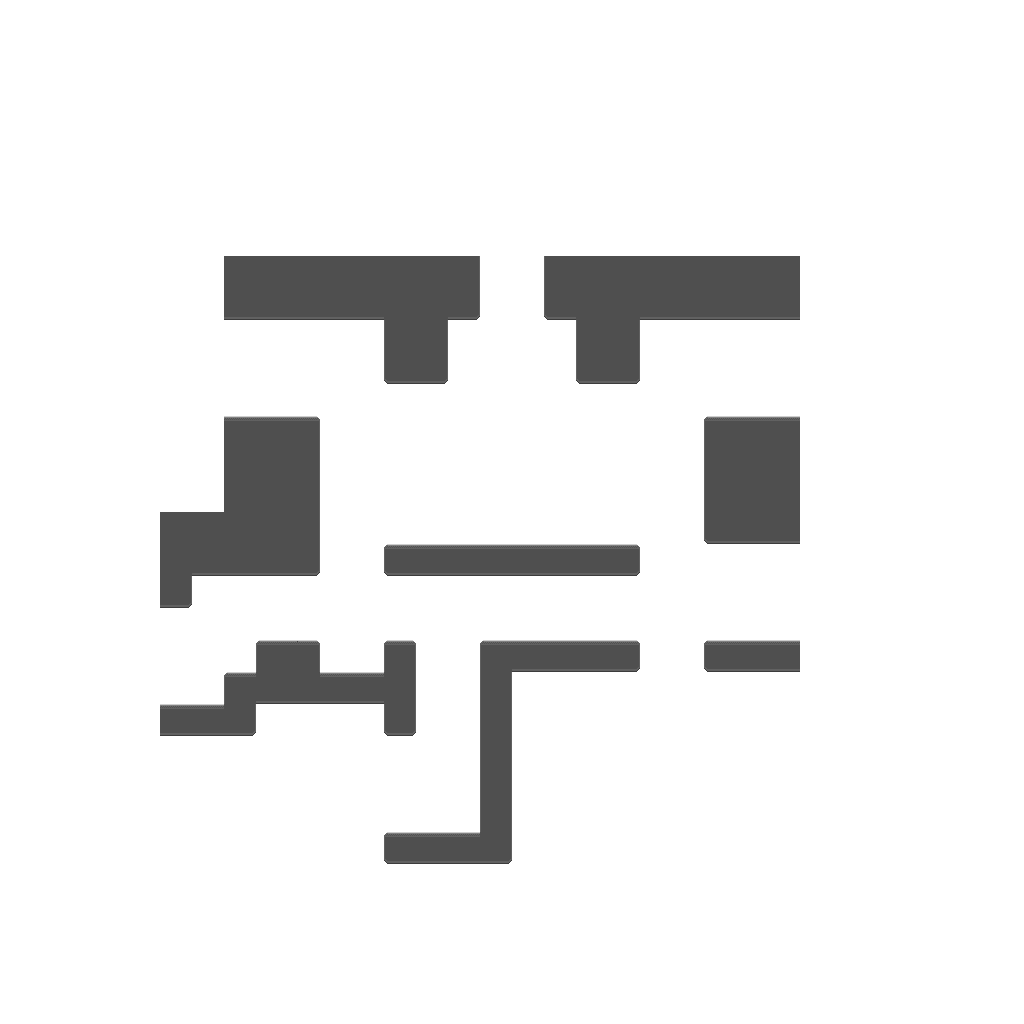
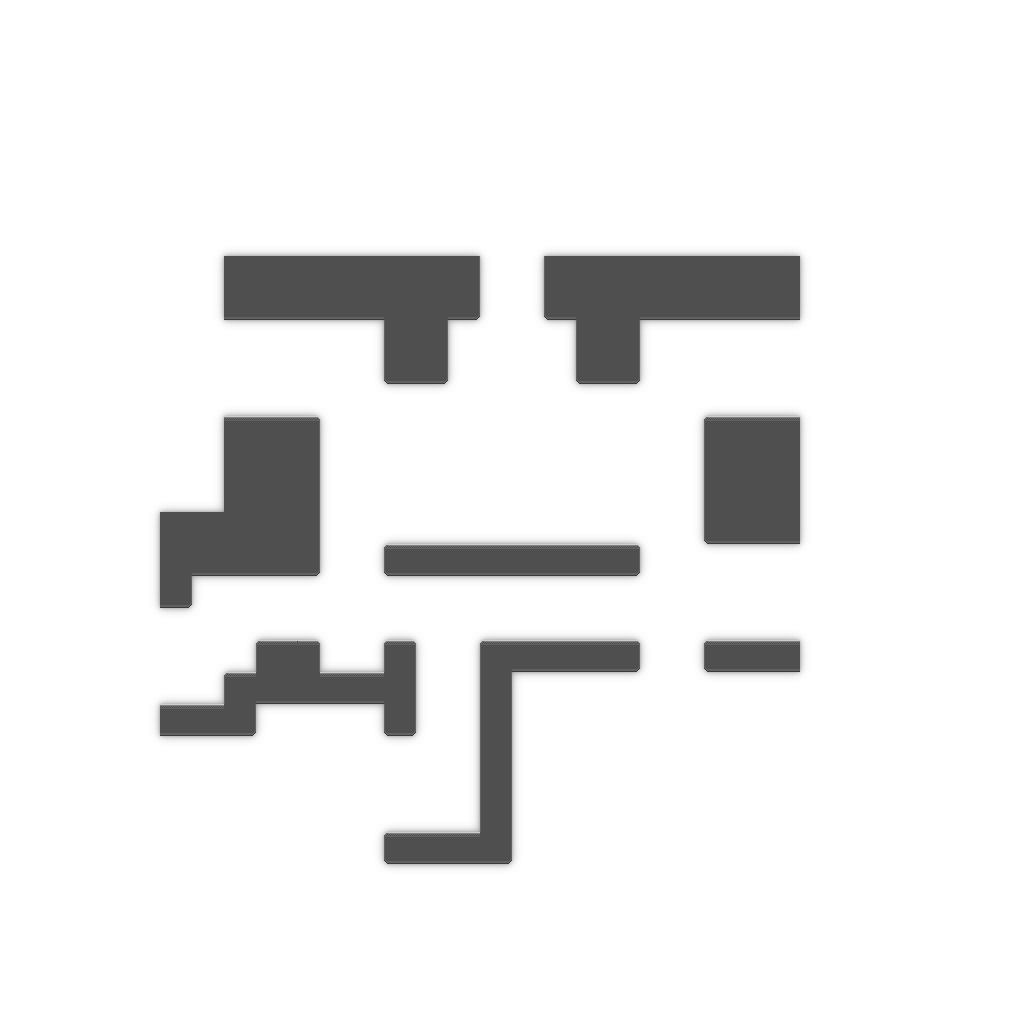
Before/after of a 1024x1024 layered artwork. What changed in the layer stack:
added layer "Layer 2 copy" above "Layer 2 copy 2" over [160,256,800,864]
added layer "Layer 2 copy 2" (30%) above "Layer 2" over [151,247,809,873]
"Layer 2": opacity 100% → 30%, painted on it over [154,250,806,870]
